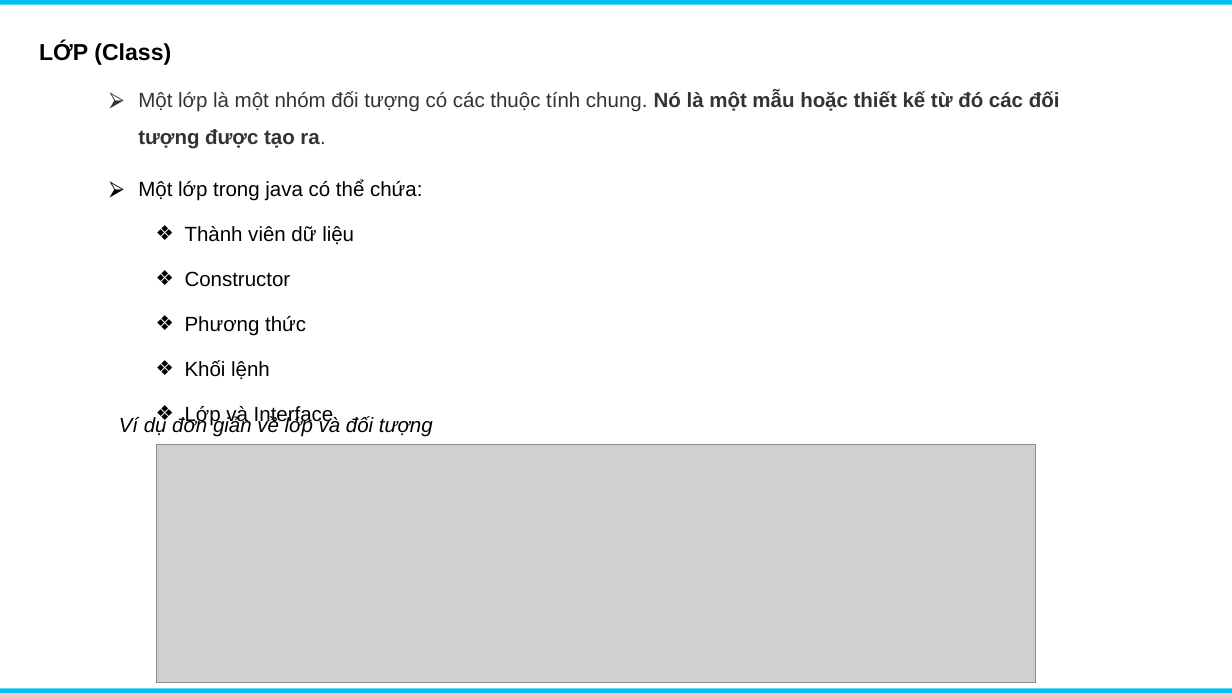
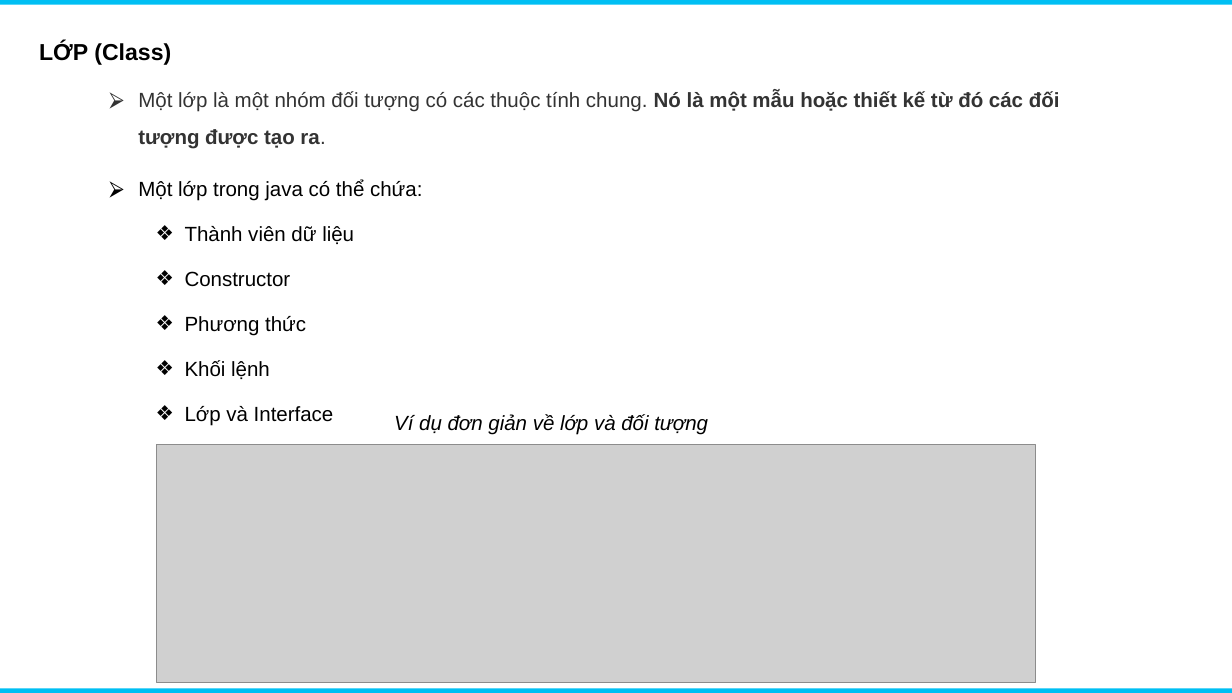
Before and after one commit to phankhacdien/BackEnd-Web-Dev-Study, a slide deck: slide 6 of DOC/1, Java Core/2. Java Basic _ OOP/Java_OOPs.pptx. Drawn at 1232x693 pixels with LibreOffice and Linux fonts; fonts in the diff are those of the drawing; grey boxes stand for pictures. Boxes give left, top, right and bottom in pixels: in the first picture for what was removed or moved away, otherwise in the second. Text is boxed around its words. In the diff, an @@ line names an element or a change of style, - is before the commit and + after.

```diff
--- a/DOC/1, Java Core/2. Java Basic _ OOP/Java_OOPs.pptx
+++ b/DOC/1, Java Core/2. Java Basic _ OOP/Java_OOPs.pptx
@@ text "Một lớp là một nhóm ..." rewrapped from [138, 91, 1060, 379] to [138, 91, 1060, 426] @@
@@ text "Ví dụ đơn giản về ...": place and size @@
-text "Ví dụ đơn giản về ..." at [119, 416, 433, 437]
+text "Ví dụ đơn giản về ..." at [394, 414, 708, 435]
```
Also in this commit, not shown: 16 other slides changed, 25 other files.
